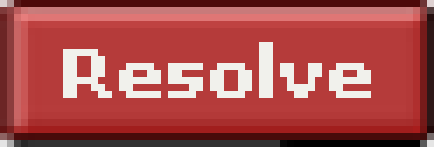
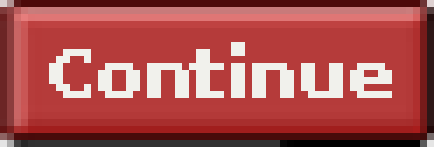
Layered file, before and after one edit (434×147). Changes by layer:
added layer "Continue" above "Resolve" over [49, 42, 392, 98]
hid "Resolve" over [63, 42, 371, 98]
